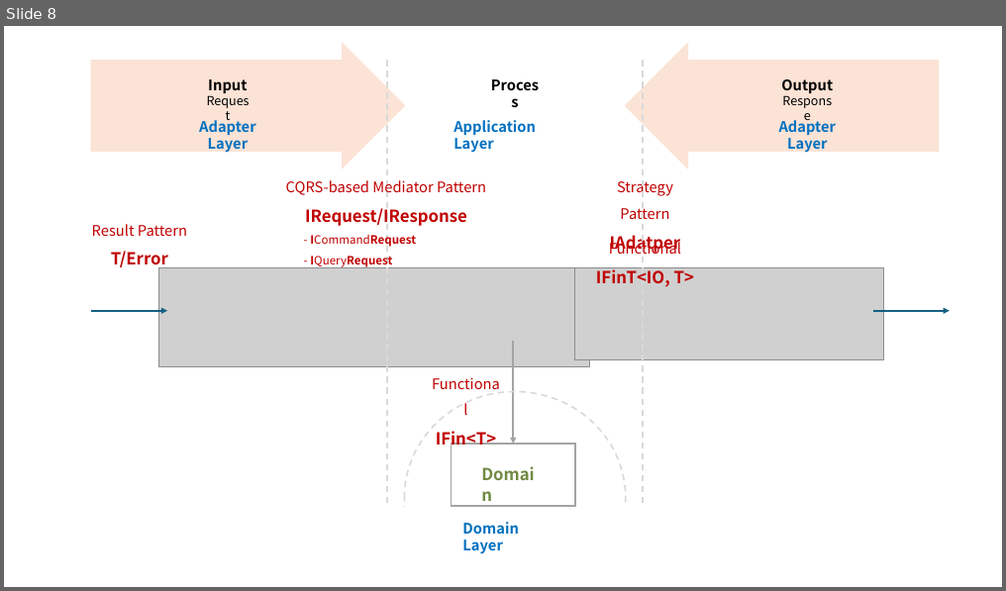
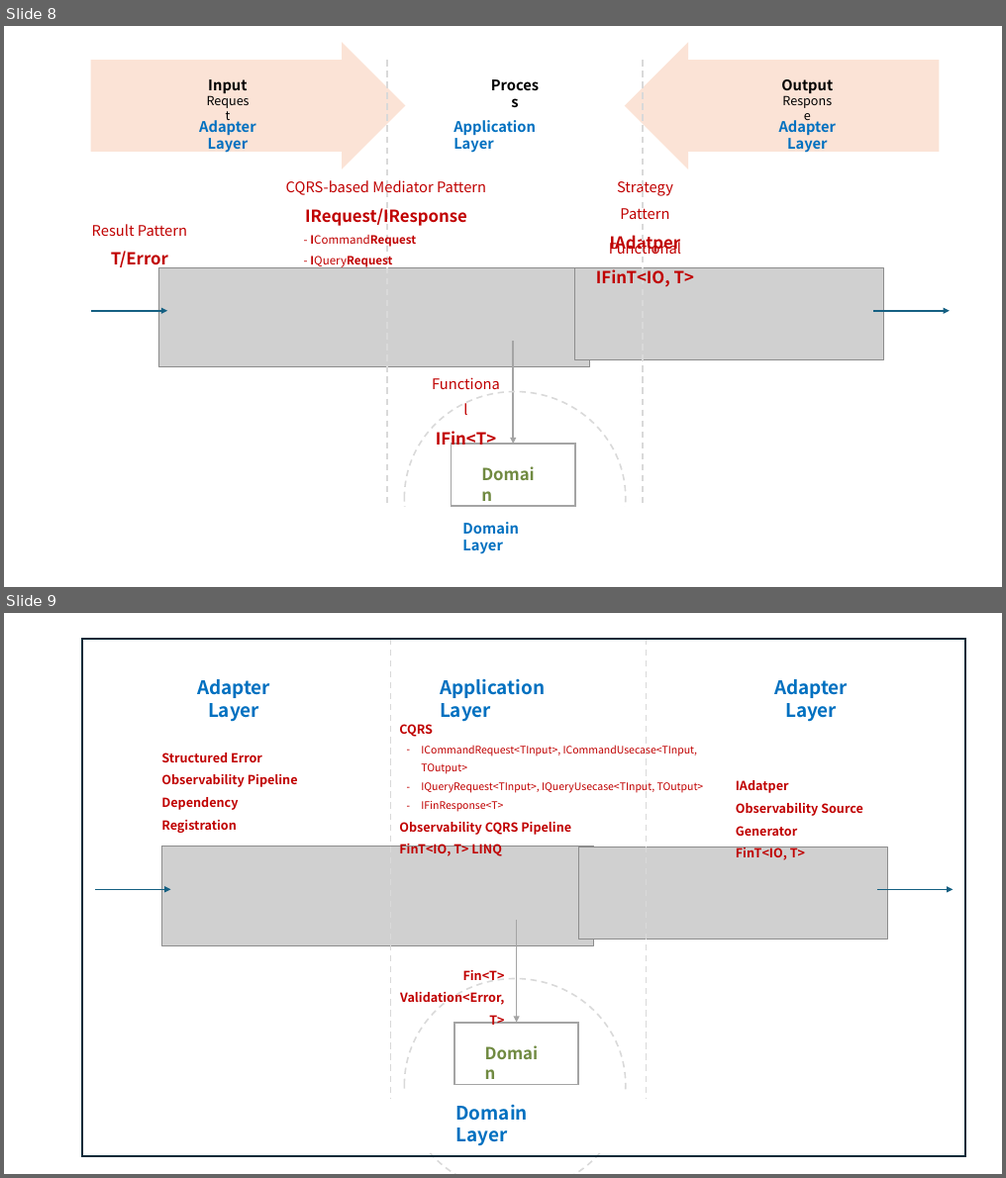
Before and after one commit to hhko/Functorium, a slide deck: Docs/ArchitectureIs/README.pptx. Shown one above the other, each under a label of ours: slide 8 before the commit, slides 8 and 9 after it. The pictures are 1006x591 and 1006x1178 pixels, drawn with LibreOffice and Linux fonts; fonts in the diff are those of the drawing; grey boxes stand for pictures. Boxes give left, top, right and bottom in pixels: in the first picture for what was removed or moved away, otherwise in the second. Text is boxed around its words. In the diff, an @@ line names an element or a change of style, - is before the commit and + after.

Commit message:
docs: 아키텍처 프레젠테이션 업데이트

```diff
--- a/Docs/ArchitectureIs/README.pptx
+++ b/Docs/ArchitectureIs/README.pptx
@@ slide 9 added at (x1=4, y1=613, x2=1002, y2=1174), background #FFFFFF @@
@@ rectangle added at (x1=82, y1=639, x2=966, y2=1157), outline #092A39 1.5 pt @@
@@ group added at (x1=95, y1=639, x2=953, y2=1153): 9 texts, 3 arrows, 2 pictures, 2 lines, 2 rectangles @@
+Domain
+Adapter Layer
+Adapter Layer
+Application Layer
+Domain Layer
+Fin<T>
+Validation<Error, T>
+IAdatper
+Observability Source Generator
+FinT<IO, T>
+CQRS
+  – ICommandRequest<TInput>, ICommandUsecase<TInput, TOutput>
+  – IQueryRequest<TInput>, IQueryUsecase<TInput, TOutput>
+  – IFinResponse<T>
+Observability CQRS Pipeline
+FinT<IO, T> LINQ
+Structured Error
+Observability Pipeline
+Dependency Registration
@@ ellipse added at (x1=405, y1=979, x2=626, y2=1174), outline #D9D9D9 1.5 pt dashed @@
```
